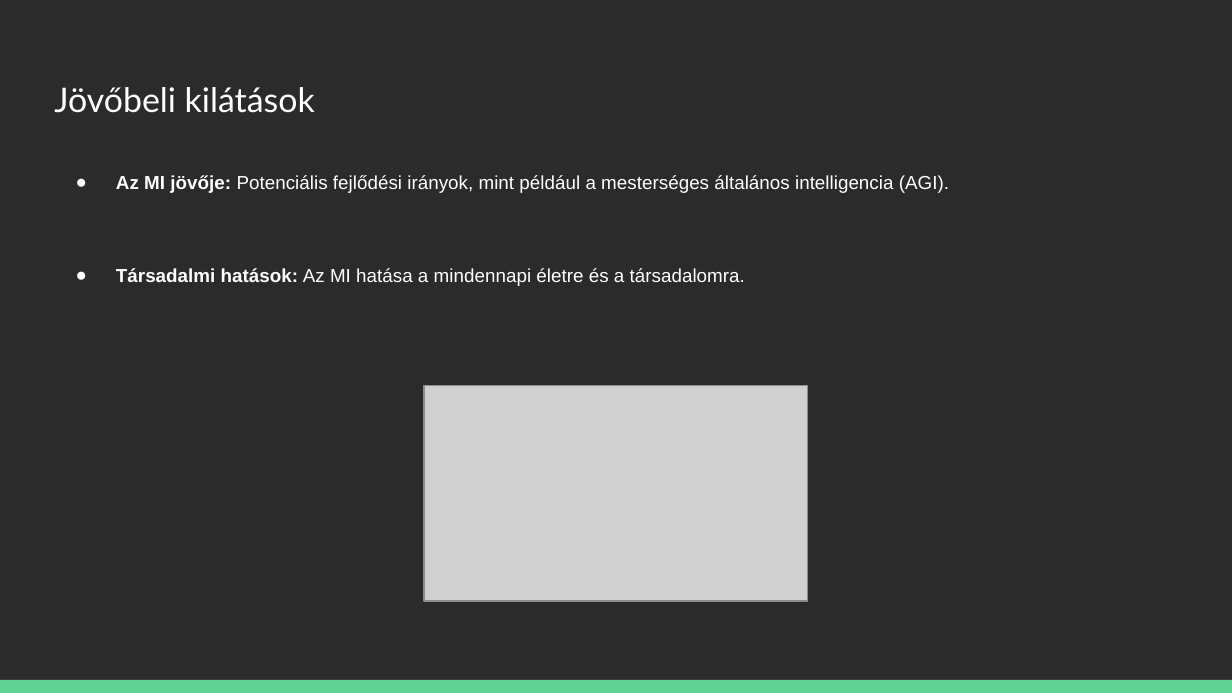
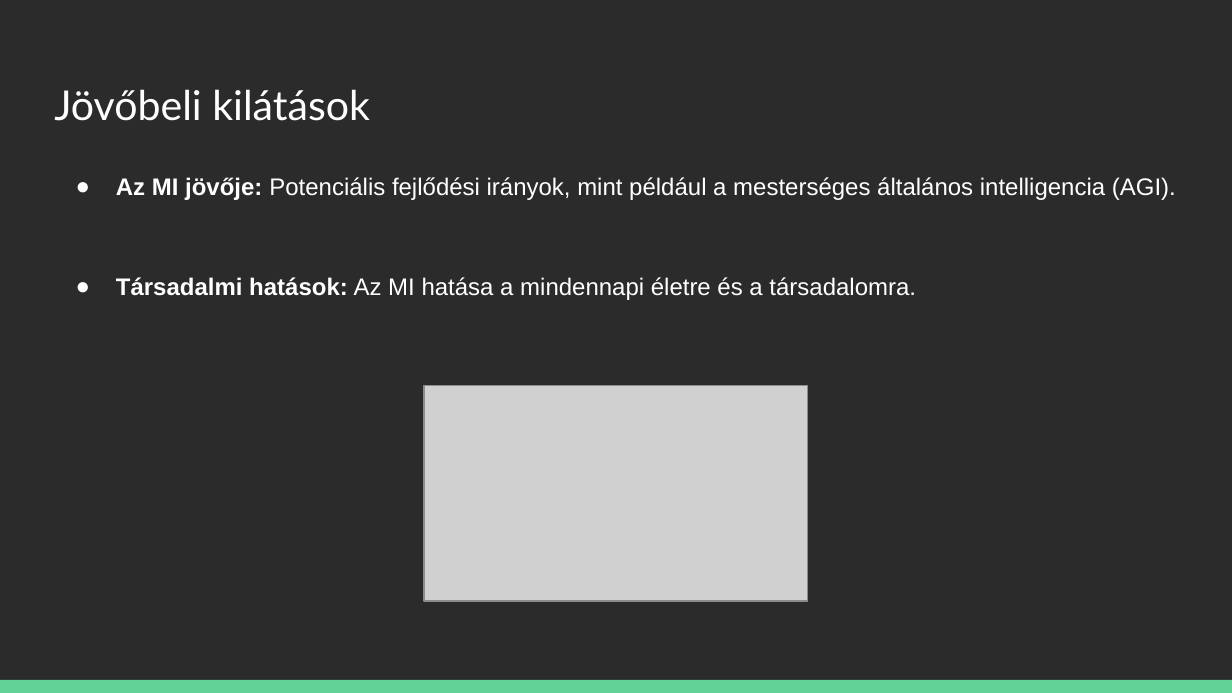
Before and after one commit to kizsi2024/12I-SZ, a slide deck: slide 12 of Potyondi Zsombor/A Mesterséges Intelligencia Történelme.pptx. Drawn at 1232x693 pixels with LibreOffice and Linux fonts; fonts in the diff are those of the drawing; grey boxes stand for pictures; background and template pictures are left out; a plain dark background stands for a picture behind light text. Boxes give left, top, right and bottom in pixels: in the first picture for what was removed or moved away, otherwise in the second. Text is boxed around its words. In the diff, an @@ line names an element or a change of style, - is before the commit and + after.

```diff
--- a/Potyondi Zsombor/A Mesterséges Intelligencia Történelme.pptx
+++ b/Potyondi Zsombor/A Mesterséges Intelligencia Történelme.pptx
@@ title "Jövőbeli kilátások" at (54, 89, 370, 121): size 19.8 to 24 pt @@
@@ text "Az MI jövője: Potenciális fejlődési ..." at (116, 177, 1176, 300): size 11 to 14 pt @@
```
Also in this commit, not shown: 11 other slides changed.
